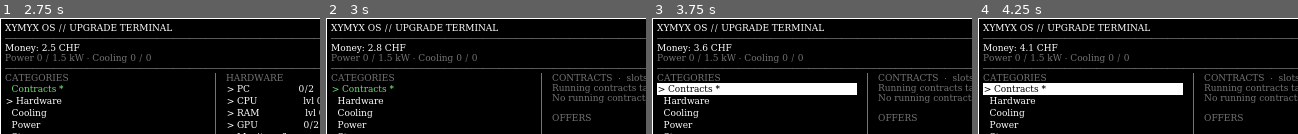
Above: before the commit, frames 1-4 (left to right).
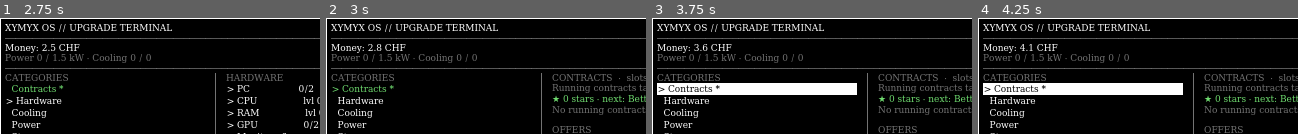
Above: after the commit, the same moments.

Repository: XYMYX/idle.exe
Game: Godot game, scene res://scenes/main.tscn
Two runs of this game, one before a commit and one after it. Both use one fixed random seed, a clock stepped at 60 frames per second and the inputs below.
Inputs (mouse positions are in pixels of both pictures, inside the frame that each line leads up to):
- Up to frame 1 (2.75 s): move the mouse to (230, 70) at 0.52 s; click (230, 70) at 0.67 s; tap Enter at 1.25 s; drag from (96, 81) to (144, 99) at 1.27 s; move the mouse to (192, 50) at 2.02 s; click (192, 50) at 2.17 s
- Up to frame 2 (3 s): click "Contracts *" at 2.75 s
- Up to frame 3 (3.75 s): click "> Contracts *" at 3.5 s
- Up to frame 4 (4.25 s): no input

Frame 1 is identical in both runs. In frame 2, 2.6% of the frame differs, in the area x 70-100%, y 65-100%; in frame 3, 2.6%; in frame 4, 2.6%.

Commit message:
Stage 6: product updates and open-source stars
- Update offers give a product +5 % subscriptions for good (up to v1.10), nothing decays

- Open-source offers give stars; 4 permanent star tiers (rewards, speed, sponsors, fame)

- Shared math in progress.gd, save version 4

- Balanced by simulation: 21.1 h vs 22.4 h with client contracts only

Diff:
--- a/i18n/translations.csv
+++ b/i18n/translations.csv
@@ -198,3 +198,19 @@
 Free slots take the best offer,Free slots take the best offer,Freie Slots nehmen das beste Angebot
 Finished contracts deliver themselves,Finished contracts deliver themselves,Fertige Aufträge liefern sich selbst ab
 Halves penalties from bad events,Halves penalties from bad events,Halbiert Nachteile schlechter Ereignisse
+Update,Update,Update
+Open source,Open source,Open Source
+%s v1.%d,%s v1.%d,%s v1.%d
+Work ~%s · %s subscriptions +5 %% for good,Work ~%s · %s subscriptions +5 %% for good,Arbeit ~%s · %s Abos dauerhaft +5 %%
+Work ~%s · +%d stars (+25 %% if done within %s),Work ~%s · +%d stars (+25 %% if done within %s),Arbeit ~%s · +%d Sterne (+25 %% bei Abgabe innert %s)
+★ %d stars,★ %d stars,★ %d Sterne
+next: %s at %d,next: %s at %d,nächste: %s bei %d
+Better contracts,Better contracts,Bessere Aufträge
+Contributors,Contributors,Mitwirkende
+Sponsors,Sponsors,Sponsoren
+Famous,Famous,Berühmt
+Open-source logging library,Open-source logging library,Open-Source-Logging-Bibliothek
+CLI tool for Git hooks,CLI tool for Git hooks,CLI-Tool für Git-Hooks
+Pixel art editor plugin,Pixel art editor plugin,Plugin für einen Pixel-Art-Editor
+Godot shader collection,Godot shader collection,Godot-Shader-Sammlung
+Security scanner for CI pipelines,Security scanner for CI pipelines,Security-Scanner für CI-Pipelines
--- a/scripts/contract_data.gd
+++ b/scripts/contract_data.gd
@@ -23,6 +23,26 @@
 ]
 
 
+## Stage 6: special contract kinds that appear on the same board.
+## «update»: a product update (no money, product +5 % subscriptions for good).
+## «oss»: an open-source project (no money, stars).
+const UPDATE_TYPE := {"id": "update", "name": "Update"}
+const OSS_TYPE := {"id": "oss", "name": "Open source", "work_min": 20.0, "target_min": 30.0, "requires": "gaming_pc",
+	"titles": ["Open-source logging library", "CLI tool for Git hooks", "Pixel art editor plugin",
+		"Godot shader collection", "Security scanner for CI pipelines"]}
+const UPDATE_CHANCE := 0.25  # share of new offers that are product updates (if possible)
+const OSS_CHANCE := 0.2      # share of new offers that are open-source projects (if unlocked)
+
+
+## Display name of any contract type id, incl. the special kinds.
+static func type_name(id: String) -> String:
+	if id == UPDATE_TYPE["id"]:
+		return UPDATE_TYPE["name"]
+	if id == OSS_TYPE["id"]:
+		return OSS_TYPE["name"]
+	return get_type(id).get("name", id)
+
+
 static func get_type(id: String) -> Dictionary:
 	for t: Dictionary in TYPES:
 		if t["id"] == id:
--- a/scripts/contracts.gd
+++ b/scripts/contracts.gd
@@ -19,12 +19,15 @@
 const BONUS_MULT := 1.25         # reward bonus when finished within target time
 const MIN_WORK := 60.0           # minimum workload in CHF (very early game)
 
-## Running contracts: {type, title, work, done, reward, target_sec, elapsed}
-## A contract is finished when done >= work; it then waits for deliver().
+## Running contracts: {kind, type, title, work, done, reward, target_sec, elapsed, ...}
+## kind: "client" (money), "update" (+product, version), "oss" (+stars).
+## A contract is finished when done >= work; it then waits for delivery.
 var active: Array = []
-## Offers on the board: {type, title, work, reward, target_sec}
+## Offers on the board: same fields without done/elapsed
 var offers: Array = []
 var next_offer_in := 0.0
+## Product versions of the game (shared reference, set by Game), used for update offers.
+var versions := {}
 
 
 # --- Slots and types --------------------------------------------------------------
@@ -53,8 +56,36 @@
 
 # --- Offers -----------------------------------------------------------------------
 
-## New offer, weighted towards the highest unlocked type. Workload scales with income.
+## New offer: sometimes a product update or an open-source project (stage 6),
+## otherwise a client contract weighted towards the highest unlocked type.
 func make_offer(levels: Dictionary, code_income: float) -> Dictionary:
+	var r := randf()
+	var upd := _free_updates(levels)
+	if not upd.is_empty() and r < ContractData.UPDATE_CHANCE:
+		var p: String = upd.keys().pick_random()
+		var w := maxf(MIN_WORK, code_income * share(1) * 60.0 * float(Progress.UPDATE_WORK_MIN[p]))
+		return {"kind": "update", "type": "update", "product": p, "version": upd[p], "title": "",
+			"work": w, "reward": 0.0, "target_sec": float(Progress.UPDATE_WORK_MIN[p]) * 90.0}
+	var oss: Dictionary = ContractData.OSS_TYPE
+	if int(levels.get(oss["requires"], 0)) > 0 and r >= ContractData.UPDATE_CHANCE \
+			and r < ContractData.UPDATE_CHANCE + ContractData.OSS_CHANCE:
+		var w := maxf(MIN_WORK, code_income * share(1) * 60.0 * float(oss["work_min"]))
+		return {"kind": "oss", "type": "oss", "title": (oss["titles"] as Array).pick_random(),
+			"work": w, "reward": 0.0, "stars": 5 + 5 * unlocked_types(levels).size(),
+			"target_sec": float(oss["target_min"]) * 60.0}
+	return _client_offer(levels, code_income)
+
+
+## Updatable products that don't already have an update on the board or running.
+func _free_updates(levels: Dictionary) -> Dictionary:
+	var upd := Progress.updatable(levels, versions)
+	for c: Dictionary in offers + active:
+		if c.get("kind", "client") == "update":
+			upd.erase(c.get("product", ""))
+	return upd
+
+
+func _client_offer(levels: Dictionary, code_income: float) -> Dictionary:
 	var types := unlocked_types(levels)
 	if types.is_empty():
 		return {}
@@ -71,7 +102,7 @@
 	# work_min = minutes for ONE running contract at its 50 % share, so the speed bonus
 	# (target_min > work_min) is reachable with a single slot; parallel contracts are slower.
 	var work := maxf(MIN_WORK, code_income * share(1) * 60.0 * float(t["work_min"]))
-	return {"type": t["id"], "title": (t["titles"] as Array).pick_random(), "work": work,
+	return {"kind": "client", "type": t["id"], "title": (t["titles"] as Array).pick_random(), "work": work,
 		"reward": work * float(t["reward_mult"]), "target_sec": float(t["target_min"]) * 60.0}
 
 
@@ -88,10 +119,11 @@
 func accept(i: int, levels: Dictionary) -> bool:
 	if i < 0 or i >= offers.size() or free_slots(levels) <= 0:
 		return false
-	var o: Dictionary = offers[i]
+	var o: Dictionary = offers[i].duplicate()
 	offers.remove_at(i)
-	active.append({"type": o["type"], "title": o["title"], "work": o["work"], "done": 0.0,
-		"reward": o["reward"], "target_sec": o["target_sec"], "elapsed": 0.0})
+	o["done"] = 0.0
+	o["elapsed"] = 0.0
+	active.append(o)
 	return true
 
 
@@ -139,6 +171,8 @@
 
 
 ## Index of the most lucrative offer (highest reward per work, then highest reward), -1 if none.
+## Updates and open-source projects have no money reward, so auto-accept takes them only
+## when no client contract is on the board.
 func best_offer() -> int:
 	var best := -1
 	for i in offers.size():
@@ -154,10 +188,30 @@
 	return best
 
 
+static func has_bonus(c: Dictionary) -> bool:
+	return float(c["elapsed"]) <= float(c["target_sec"])
+
+
 ## Reward for a contract incl. speed bonus (only meaningful once finished).
 static func reward_of(c: Dictionary) -> float:
-	var bonus := BONUS_MULT if float(c["elapsed"]) <= float(c["target_sec"]) else 1.0
-	return float(c["reward"]) * bonus
+	return float(c["reward"]) * (BONUS_MULT if has_bonus(c) else 1.0)
+
+
+## Stars of an open-source project incl. speed bonus.
+static func stars_of(c: Dictionary) -> float:
+	return float(c.get("stars", 0.0)) * (BONUS_MULT if has_bonus(c) else 1.0)
+
+
+## Remove finished contract i and return it with «payout» (money) and «payout_stars».
+## Game applies the effect depending on «kind». {} if not finished.
+func take_finished(i: int) -> Dictionary:
+	if i < 0 or i >= active.size() or not is_finished(active[i]):
+		return {}
+	var c: Dictionary = active[i]
+	c["payout"] = reward_of(c)
+	c["payout_stars"] = stars_of(c)
+	active.remove_at(i)
+	return c
 
 
 ## Deliver finished contract i. Returns the reward (0 if not finished).
@@ -180,13 +234,26 @@
 	offers = []
 	for c: Variant in d.get("active", []):
 		if c is Dictionary and c.has_all(["type", "work", "done", "reward", "target_sec", "elapsed"]):
-			active.append({"type": String(c["type"]), "title": String(c.get("title", "")),
-				"work": float(c["work"]), "done": float(c["done"]), "reward": float(c["reward"]),
-				"target_sec": float(c["target_sec"]), "elapsed": float(c["elapsed"])})
+			var e := _clean(c)
+			e["done"] = float(c["done"])
+			e["elapsed"] = float(c["elapsed"])
+			active.append(e)
 	for o: Variant in d.get("offers", []):
 		if o is Dictionary and o.has_all(["type", "work", "reward", "target_sec"]):
-			offers.append({"type": String(o["type"]), "title": String(o.get("title", "")),
-				"work": float(o["work"]), "reward": float(o["reward"]), "target_sec": float(o["target_sec"])})
+			offers.append(_clean(o))
 	if offers.size() > OFFER_MAX:
 		offers.resize(OFFER_MAX)
 	next_offer_in = clampf(float(d.get("next_offer_in", OFFER_EVERY_SEC)), 0.0, OFFER_EVERY_SEC)
+
+
+## Typed copy of a saved offer/contract (unknown keys dropped, old saves get kind «client»).
+static func _clean(o: Dictionary) -> Dictionary:
+	var e := {"kind": String(o.get("kind", "client")), "type": String(o["type"]),
+		"title": String(o.get("title", "")), "work": float(o["work"]), "reward": float(o["reward"]),
+		"target_sec": float(o["target_sec"])}
+	if o.has("product"):
+		e["product"] = String(o["product"])
+		e["version"] = int(o.get("version", 1))
+	if o.has("stars"):
+		e["stars"] = float(o["stars"])
+	return e
--- a/scripts/game.gd
+++ b/scripts/game.gd
@@ -6,9 +6,10 @@
 signal bought(id: String)
 signal milestone(value: float)  # total_earned reaches 1K, 10K, 100K, ...
 signal contract_delivered(reward: float)
+signal contract_done(kind: String)  # any delivered contract (client, update, oss)
 
 const SAVE_PATH := "user://save.json"
-const SAVE_VERSION := 3  # 3 = contracts
+const SAVE_VERSION := 4  # 3 = contracts, 4 = product versions + stars
 const AUTOSAVE_SEC := 30.0
 const OFFLINE_MAX_SEC := 8 * 3600.0
 
@@ -22,6 +23,9 @@
 
 var buffs: Array = []      # timed effects: {target, mult, until, label}
 var contracts := Contracts.new()  # stage 5a: offers, running contracts, delivery
+var product_versions := {}  # stage 6: product id -> number of delivered updates (0..10)
+var stars := 0.0            # stage 6: open-source stars (unlock tiers, not spent)
+var _star_fx := {"contract_reward": 1.0, "contract_speed": 1.0, "total_mult": 1.0}
 ## Recent events, newest first: {t, clock, title, label, auto} (English source strings,
 ## translated when shown). Old saves may contain {t, clock, text} instead.
 var event_log: Array = []
@@ -40,6 +44,7 @@
 func _ready() -> void:
 	for id in Economy.ids():
 		levels[id] = 0
+	contracts.versions = product_versions  # shared reference for update offers
 	load_game()
 	_prune_buffs()
 	_recalc()
@@ -57,12 +62,13 @@
 		return  # no save yet
 	offline_sec = clampf(Time.get_unix_time_from_system() - last_saved_at, 0.0, OFFLINE_MAX_SEC)
 	# Running contracts keep working offline and take their share of the coding income.
-	var diverted := contracts.tick(offline_sec, _code_now, levels, _totals["contract_speed"])
+	var diverted := contracts.tick(offline_sec, _code_now, levels, contract_speed())
 	offline_gain = income() * offline_sec - diverted
 	# With the release pipeline, contracts finished while away are delivered right away.
 	if _totals["auto_deliver"] > 0.0:
 		for i in range(contracts.active.size() - 1, -1, -1):
-			offline_gain += contracts.deliver(i)
+			if Contracts.is_finished(contracts.active[i]):
+				offline_gain += _deliver_internal(i)
 	money += offline_gain
 	total_earned += offline_gain
 	print("idle.exe: offline %d s -> +%s CHF" % [int(offline_sec), BigNum.format_chf(offline_gain)])
@@ -70,7 +76,7 @@
 
 func _process(delta: float) -> void:
 	if not paused:
-		var gain := income() * delta - contracts.tick(delta, _code_now, levels, _totals["contract_speed"])
+		var gain := income() * delta - contracts.tick(delta, _code_now, levels, contract_speed())
 		money += gain
 		total_earned += gain
 		if total_earned >= _next_milestone:
@@ -177,7 +183,8 @@
 
 func _recalc() -> void:
 	_totals = Economy.totals(levels)
-	_income = Economy.income(levels)
+	_star_fx = Progress.star_fx(stars)
+	_income = Progress.income(levels, product_versions, stars)
 	_apply_buffs()
 
 
@@ -228,14 +235,51 @@
 				break
 
 
-## Deliver a finished contract: reward goes to the wallet.
+## Contract progress multiplier: automation upgrades × star tier «Contributors».
+func contract_speed() -> float:
+	return float(_totals["contract_speed"]) * float(_star_fx["contract_speed"])
+
+
+## Money multiplier for client contracts from star tiers.
+func contract_reward_mult() -> float:
+	return float(_star_fx["contract_reward"])
+
+
+## Deliver a finished contract: money, a product update or stars, depending on its kind.
 func deliver_contract(i: int) -> float:
-	var reward := contracts.deliver(i)
+	var kind: String = contracts.active[i].get("kind", "client") if i >= 0 and i < contracts.active.size() else ""
+	var reward := _deliver_internal(i)
+	if kind == "":
+		return 0.0
 	if reward > 0.0:
-		earn(reward)
 		contract_delivered.emit(reward)
-		save_game()
+	contract_done.emit(kind)
+	changed.emit()
+	save_game()
 	return reward
+
+
+## Applies the effect of a finished contract without signals/saving (also used offline).
+## Returns the money paid out (0 for updates and open source).
+func _deliver_internal(i: int) -> float:
+	var c := contracts.take_finished(i)
+	if c.is_empty():
+		return 0.0
+	match c.get("kind", "client"):
+		"update":
+			var p: String = c.get("product", "")
+			product_versions[p] = mini(Progress.MAX_VERSION, maxi(int(product_versions.get(p, 0)), int(c.get("version", 1))))
+			_recalc()
+			return 0.0
+		"oss":
+			stars += float(c["payout_stars"])
+			_recalc()
+			return 0.0
+		_:
+			var reward: float = float(c["payout"]) * contract_reward_mult()
+			money += reward
+			total_earned += reward
+			return reward
 
 
 func earn(amount: float) -> void:
@@ -274,6 +318,8 @@
 		"buffs": buffs,
 		"event_log": event_log,
 		"contracts": contracts.to_dict(),
+		"product_versions": product_versions,
+		"stars": stars,
 	}
 	# Write to a temp file first, then rename: a crash in the middle of
 	# writing can't destroy the previous save this way.
@@ -332,6 +378,12 @@
 			event_log.append(e)
 		if event_log.size() > LOG_MAX:
 			event_log.resize(LOG_MAX)
+	var pv: Variant = data.get("product_versions", {})  # missing before version 4
+	if pv is Dictionary:
+		for p: String in Progress.UPDATE_WORK_MIN:
+			if pv.has(p):
+				product_versions[p] = clampi(int(pv[p]), 0, Progress.MAX_VERSION)
+	stars = maxf(0.0, float(data.get("stars", 0.0)))
 	var ct: Variant = data.get("contracts", {})  # missing in saves before version 3
 	if ct is Dictionary:
 		contracts.from_dict(ct)
--- a/scripts/main.gd
+++ b/scripts/main.gd
@@ -126,9 +126,8 @@
 	_xymyx.repair_started.connect(func() -> void: _desk.flash(_last_bought))
 	_xymyx.chair_taken.connect(func(taken: bool) -> void: _desk.chair_visible = not taken)
 	Game.milestone.connect(func(_v: float) -> void: _xymyx.react("cheer"))
-	Game.contract_delivered.connect(func(reward: float) -> void:
-		_xymyx.react("cheer")
-		_counter.show_gain(reward))
+	Game.contract_delivered.connect(func(reward: float) -> void: _counter.show_gain(reward))
+	Game.contract_done.connect(func(_kind: String) -> void: _xymyx.react("cheer"))
 
 	# Mouse reactions (mouse position only, no keys, no hook)
 	_watch = MouseWatch.new()
--- /dev/null
+++ b/scripts/progress.gd
@@ -0,0 +1,70 @@
+class_name Progress
+extends RefCounted
+## Stage 6: product updates (versions) and open-source stars.
+## Pure functions shared by the game and the balancing simulation, so both compute the same.
+##
+## Product updates: each delivered update gives that product +5 % of its subscription
+## income for good (up to version 1.10 = +50 %). Nothing ever decays.
+## Stars: not a currency. Reaching a tier unlocks a permanent bonus.
+
+const UPDATE_BONUS := 0.05
+const MAX_VERSION := 10
+## Products that can get updates, with the update's workload (minutes, like contracts)
+const UPDATE_WORK_MIN := {"plugin": 5.0, "desktop_app": 10.0, "saas": 20.0, "platform": 40.0, "ecosystem": 60.0}
+
+## Star tiers in order. fx: contract_reward / contract_speed / total_mult (multipliers)
+const STAR_TIERS := [
+	{"stars": 10, "name": "Better contracts", "fx": {"contract_reward": 1.1}},
+	{"stars": 50, "name": "Contributors", "fx": {"contract_speed": 1.1}},
+	{"stars": 150, "name": "Sponsors", "fx": {"total_mult": 1.05}},
+	{"stars": 500, "name": "Famous", "fx": {"contract_reward": 1.25, "total_mult": 1.05}},
+]
+
+
+## Combined multipliers of all reached star tiers.
+static func star_fx(stars: float) -> Dictionary:
+	var fx := {"contract_reward": 1.0, "contract_speed": 1.0, "total_mult": 1.0}
+	for tier: Dictionary in STAR_TIERS:
+		if stars >= float(tier["stars"]):
+			for k: String in tier["fx"]:
+				fx[k] *= float(tier["fx"][k])
+	return fx
+
+
+## Next tier not reached yet, {} if all are reached.
+static func next_tier(stars: float) -> Dictionary:
+	for tier: Dictionary in STAR_TIERS:
+		if stars < float(tier["stars"]):
+			return tier
+	return {}
+
+
+static func reached_tiers(stars: float) -> Array:
+	return STAR_TIERS.filter(func(t: Dictionary) -> bool: return stars >= float(t["stars"]))
+
+
+## Owned products that can still get an update: {id: next_version}
+static func updatable(levels: Dictionary, versions: Dictionary) -> Dictionary:
+	var out := {}
+	for p: String in UPDATE_WORK_MIN:
+		if int(levels.get(p, 0)) > 0 and int(versions.get(p, 0)) < MAX_VERSION:
+			out[p] = int(versions.get(p, 0)) + 1
+	return out
+
+
+## Income per source like Economy.income(), plus product update bonuses and the
+## star income multiplier. Effects from events (buffs) are applied on top by Game.
+static func income(levels: Dictionary, versions: Dictionary, stars: float) -> Dictionary:
+	var inc := Economy.income(levels)
+	var t := Economy.totals(levels)
+	var bonus := 0.0
+	for p: String in UPDATE_WORK_MIN:
+		if int(levels.get(p, 0)) > 0:
+			bonus += float(Economy.get_def(p)["fx"]["software"]) * UPDATE_BONUS * int(versions.get(p, 0))
+	var m: float = star_fx(stars)["total_mult"]
+	var code: float = inc["code"] * m
+	var storage: float = inc["storage"] * m
+	var software: float = (inc["software"] + bonus * t["net_mult"]) * m
+	var mining: float = inc["mining"] * m
+	return {"code": code, "storage": storage, "software": software, "mining": mining,
+		"total": code + storage + software + mining}
--- a/scripts/terminal_menu.gd
+++ b/scripts/terminal_menu.gd
@@ -430,12 +430,13 @@
 	rows.append({"t": "title", "text": tr("CONTRACTS  ·  slots %d/%d") % [ct.active.size(), Contracts.slots(Game.levels)]})
 	rows.append({"t": "text", "c": C_DIM,
 		"text": tr("Running contracts take a share of the coding income and pay it back multiplied.")})
+	rows.append({"t": "text", "c": C_OK, "text": _stars_text()})
 	if ct.active.is_empty():
 		rows.append({"t": "text", "text": tr("No running contracts."), "c": C_DIM})
 	for i in ct.active.size():
 		var c: Dictionary = ct.active[i]
-		rows.append({"t": "contract", "i": i, "title": tr(c["title"]),
-			"type": tr(ContractData.get_type(c["type"]).get("name", c["type"])),
+		rows.append({"t": "contract", "i": i, "title": _contract_title(c),
+			"type": tr(ContractData.type_name(c["type"])),
 			"finished": Contracts.is_finished(c),
 			"reward": BigNum.format_chf(Contracts.reward_of(c)) if Contracts.is_finished(c) else ""})
 	rows.append({"t": "text", "text": " ", "c": C_DIM})
@@ -446,12 +447,39 @@
 	for i in ct.offers.size():
 		var o: Dictionary = ct.offers[i]
 		var alone_sec: float = o["work"] / maxf(Contracts.share(1) * Game.code_income(), 0.001)
-		rows.append({"t": "offer", "i": i, "title": tr(o["title"]),
-			"type": tr(ContractData.get_type(o["type"]).get("name", o["type"])), "can": free,
-			"info": tr("Work ~%s · Reward %s CHF · +25 %% if done within %s") % [
-				_dur(alone_sec), BigNum.format_chf(o["reward"]), _dur(o["target_sec"])]})
+		rows.append({"t": "offer", "i": i, "title": _contract_title(o),
+			"type": tr(ContractData.type_name(o["type"])), "can": free,
+			"info": _offer_info(o, alone_sec / Game.contract_speed())})
 	rows.append({"t": "next_offer"})
 	return rows
+
+
+## Display title: client/oss use their stored title, updates are «Desktop app v1.3».
+func _contract_title(c: Dictionary) -> String:
+	if c.get("kind", "client") == "update":
+		return tr("%s v1.%d") % [tr(Economy.name_of(c["product"])), int(c["version"])]
+	return tr(c["title"])
+
+
+func _offer_info(o: Dictionary, sec: float) -> String:
+	match o.get("kind", "client"):
+		"update":
+			return tr("Work ~%s · %s subscriptions +5 %% for good") % [_dur(sec), tr(Economy.name_of(o["product"]))]
+		"oss":
+			return tr("Work ~%s · +%d stars (+25 %% if done within %s)") % [_dur(sec), int(o["stars"]), _dur(o["target_sec"])]
+	return tr("Work ~%s · Reward %s CHF · +25 %% if done within %s") % [
+		_dur(sec), BigNum.format_chf(float(o["reward"]) * Game.contract_reward_mult()), _dur(o["target_sec"])]
+
+
+## «★ 42 stars · Better contracts · next: Contributors at 50»
+func _stars_text() -> String:
+	var parts: Array[String] = [tr("★ %d stars") % int(Game.stars)]
+	for t: Dictionary in Progress.reached_tiers(Game.stars):
+		parts.append(tr(t["name"]))
+	var nxt := Progress.next_tier(Game.stars)
+	if not nxt.is_empty():
+		parts.append(tr("next: %s at %d") % [tr(nxt["name"]), int(nxt["stars"])])
+	return " · ".join(parts)
 
 
 func _render_contract(r: Dictionary) -> void:
@@ -486,7 +514,7 @@
 func _update_contract_labels() -> void:
 	var ct: Contracts = Game.contracts
 	var running := ct.running_count()
-	var rate := Contracts.share(running) * Game.code_income() / maxf(running, 1)
+	var rate := Contracts.share(running) * Game.code_income() / maxf(running, 1) * Game.contract_speed()
 	for i: int in _contract_labels:
 		var lbl: Label = _contract_labels[i]
 		if not is_instance_valid(lbl) or i >= ct.active.size():
Binary file changed: i18n/translations.de.translation
Binary file changed: i18n/translations.en.translation
Not shown, added: scripts/progress.gd.uid
Not shown, changed: docs/DESIGN.md
